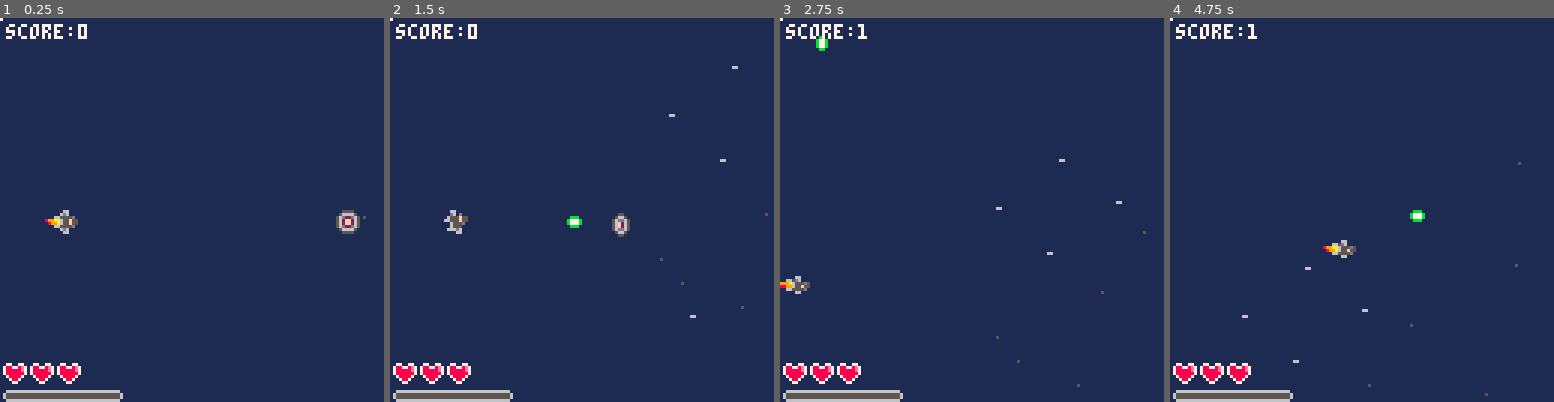
Above: before the commit, frames 1-4 (left to right).
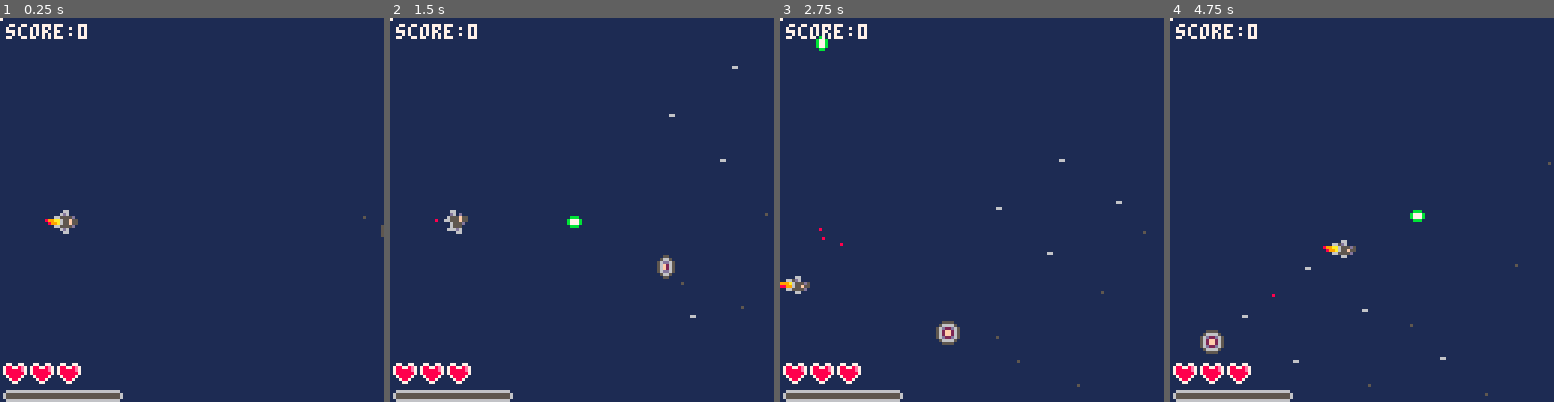
Above: after the commit, the same moments.

Repository: Loquicom/pico-8
Game: PICO-8 cartridge games/sp8ce-em-up.p8
Same seed, same stepped clock (60 frames per second), same inputs: the game is played once before the commit and once after it.
Inputs:
- Up to frame 1 (0.25 s): no input
- Up to frame 2 (1.5 s): tap O (Z key) at 0.33, 0.7, 1.43 s; tap X (X key) at 1.07 s
- Up to frame 3 (2.75 s): hold Left 1.97-2.37 s; tap X (X key) at 2.07, 2.4, 2.73 s; tap O (Z key) at 2.22 s; hold Down from 2.42 s (still down)
- Up to frame 4 (4.75 s): release Down at 2.82 s; hold Right 2.87-3.53 s; tap X (X key) every 0.33 s from 3.07 to 4.73 s; tap O (Z key) at 3.1, 3.98 s; hold Up 3.58-4.08 s; hold Right 4.13-4.53 s; hold Down from 4.58 s (still down)

The runs differ from the first frame. In frame 1, 0.3% of the frame differs, in the area x 87-100%, y 50-58%; in frame 2, 0.4%, in the area x 11-75%, y 50-68%; in frame 3, 0.4%; in frame 4, 0.4%.

Commit message:
Sp8ce-em-up v14

Diff:
--- a/games/sp8ce-em-up.p8
+++ b/games/sp8ce-em-up.p8
@@ -19,7 +19,6 @@
 	init_player()
 	init_enemy()
 	init_bomb()
-	spawn_enemy(1, 120, 64)
 end
 
 function update_game()
@@ -122,12 +121,14 @@
 			{
 				sprt = 84,
 				speed = 0.5,
-				life = 2
+				life = 2,
+				spawn = 8 -- After x enemy of previous type the first enemy of this type spawn
 			},
 			{
 				sprt = 100,
 				speed = 1.5,
-				life = 3
+				life = 3,
+				spawn = 4 -- After x enemy of previous type the first enemy of this type spawn
 			}
 		}
 	}
@@ -287,7 +288,7 @@
 --ennemy
 
 function init_enemy()
-	enemies = {entities={}, bullets={}, spawn = {0,0,0}}
+	enemies = {entities={}, bullets={}, spawn = {0,0,0}, kill = {0,0,0}}
 end
 
 function update_enemy()
@@ -298,6 +299,8 @@
 			if (enemy.fire != nil) timer_stop(enemy.fire)
 			shake(0.6)
 			player.score += enemy.type
+			enemies.kill[enemy.type] += 1
+			explosion(enemy.x, enemy.y)
 			timer(random(150,30), false, _respawn_enemy, enemy.type)
 		end
 		-- Move
@@ -312,6 +315,7 @@
 			if (player.score < 0) player.score = 0
 			timer(random(150,30), false, _respawn_enemy, enemy.type)
 		end
+		collision_spaceship(enemy)
 	end
 	-- Bullets
 	for bullet in all(enemies.bullets) do
@@ -319,6 +323,8 @@
 		bullet.y += bullet.speedY
 		collison_enemy_fire(bullet)
 	end
+	-- Manage spawn
+	manage_enemy()
 end
 
 function draw_enemy()
@@ -347,8 +353,44 @@
 	add(enemies.entities, enemy)
 end
 
+function manage_enemy()
+	-- Spawn first ennemy
+	if (enemies.spawn[1] == 0) then
+		local spawn = rotate_enemy_spawn(134, random(120))
+		spawn_enemy(1, spawn.x, spawn.y)
+		enemies.spawn[1] += 1
+	-- When type3 is killed 5 time decread fire cd
+	elseif (enemies.kill[3] != 0 and enemies.kill[3] % 2 == 0) then
+		for enemy in all(enemies) do
+			if (enemy.type == 3) enemy.fire.duration -= 2
+		end
+	-- When (5 type2 * number of type2 + number of type2) kill, add new type2
+	elseif (enemies.kill[2] != 0 and enemies.kill[2] % ((5*enemies.spawn[2])+enemies.spawn[2]) == 0) then
+		local spawn = rotate_enemy_spawn(134, random(120))
+		local type = 2
+		-- Check what type of enemy spawn
+		if (enemies.spawn[3] == 0 and enemies.spawn[2] == cst.enemy[3].spawn) then
+			type = 3
+		end
+		-- Spawn
+		spawn_enemy(type, spawn.x, spawn.y)
+		enemies.spawn[type] += 1
+	-- When (5 type1 * number of type1 + number of type1) kill, add new type1
+	elseif (enemies.kill[1] != 0 and enemies.kill[1] % ((5*enemies.spawn[1])+enemies.spawn[1]) == 0) then
+		local spawn = rotate_enemy_spawn(134, random(120))
+		local type = 1
+		-- Check what type of enemy spawn
+		if (enemies.spawn[2] == 0 and enemies.spawn[1] == cst.enemy[2].spawn) then
+			type = 2
+		end
+		-- Spawn
+		spawn_enemy(type, spawn.x, spawn.y)
+		enemies.spawn[type] += 1
+	end
+end
+
 function move_enemy_type1(enemy)
-	local info = rotate_enemy1_info(enemy.speed, limit(player.x - enemy.x, enemy.speed), limit(player.y - enemy.y, enemy.speed))
+	local info = rotate_enemy1_info(enemy.speed, player.x - enemy.x, player.y - enemy.y)
 	enemy.sprite = info.sprite
 	enemy.x += info.x
 	enemy.y += info.y
@@ -361,7 +403,7 @@
 end
 
 function move_enemy_type3(enemy)
-	local info = rotate_enemy3_info(enemy.speed, enemy.x, enemy.y, limit(player.x - enemy.x, enemy.speed), limit(player.y - enemy.y, enemy.speed))
+	local info = rotate_enemy3_info(enemy.speed, enemy.x, enemy.y, player.x - enemy.x, player.y - enemy.y)
 	enemy.sprite = info.sprite
 	enemy.x += info.x
 	enemy.y += info.y
@@ -409,7 +451,7 @@
 
 function collison_enemy_fire(bullet)
 	local info = rotate_collison_player_info()
-	if (not player.invincible and collison_rectangle({{x=bullet.x+1, y=bullet.y},{x=bullet.x+4,y=bullet.y+4}}, {{x=player.x+info[1].x,y=player.y+info[1].y},{x=player.x+info[2].x,y=player.y+info[2].y}})) then
+	if (not player.invincible and collison_rectangle({{x=bullet.x+1, y=bullet.y+1},{x=bullet.x+4,y=bullet.y+4}}, {{x=player.x+info[1].x,y=player.y+info[1].y},{x=player.x+info[2].x,y=player.y+info[2].y}})) then
 		player.life -= 1
 		player.invincible = true
 		timer(4, true, _blink_player, {cpt=0,enemy=enemy})
@@ -417,8 +459,14 @@
 	end
 end
 
-function collision_spaceship()
-
+function collision_spaceship(enemy)
+	local info = rotate_collison_player_info()
+	if (not player.invincible and collison_rectangle({{x=enemy.x, y=enemy.y},{x=enemy.x+7,y=enemy.y+7}}, {{x=player.x+info[1].x,y=player.y+info[1].y},{x=player.x+info[2].x,y=player.y+info[2].y}})) then
+		player.life -= 1
+		player.invincible = true
+		timer(4, true, _blink_player, {cpt=0,enemy=enemy})
+		enemy.life = 0
+	end
 end
 
 function collison_collectible()
@@ -704,13 +752,25 @@
 
 function rotate_enemy1_info(speed, diffX, diffY)
 	local sprite = cst.enemy[1].sprt
+	-- Rotation
 	if (rotation) then
-		if (diffX < 0) sprite = cst.enemy[1].sprt + 3
-		if (diffX > 0) sprite = cst.enemy[1].sprt + 4
+		if (abs(diffY) < 40) then
+			diffX = limit(diffX, speed)
+			if (diffX < 0) sprite = cst.enemy[1].sprt + 3
+			if (diffX > 0) sprite = cst.enemy[1].sprt + 4
+		else
+			diffX = 0
+		end
 		return {x=diffX, y=speed, sprite=sprite}
 	end
-	if (diffY < 0) sprite = cst.enemy[1].sprt + 2
-	if (diffY > 0) sprite = cst.enemy[1].sprt + 1
+	-- No rotation
+	if (abs(diffX) < 40) then
+		diffY = limit(diffY, speed)
+		if (diffY < 0) sprite = cst.enemy[1].sprt + 2
+		if (diffY > 0) sprite = cst.enemy[1].sprt + 1
+	else
+		diffY = 0
+	end
 	return {x=-speed, y=diffY, sprite=sprite}
 end
 
@@ -724,11 +784,13 @@
 	local move = 0
 	if (rotation) then
 		if (y < 8) move = speed
+		diffx = limit(diffX, speed)
 		if (diffX < 0) sprite = cst.enemy[3].sprt + 3
 		if (diffX > 0) sprite = cst.enemy[3].sprt + 4
 		return {x=diffX, y=move, sprite=sprite}
 	end
 	if (x > 112) move = -speed
+	diffY = limit(diffY, speed)
 	if (diffY < 0) sprite = cst.enemy[3].sprt + 2
 	if (diffY > 0) sprite = cst.enemy[3].sprt + 1
 	return {x=move, y=diffY, sprite=sprite}
@@ -755,6 +817,7 @@
 function init_timer()
 	timers = {}
 	animations = {}
+	particles = {}
 end
 
 function update_timer()
@@ -777,6 +840,14 @@
 	for animation in all(animations) do
 		if (animation.show) spr(animation.sprites[animation.index], animation.x, animation.y)
 	end
+	-- Draw particles
+	for particle in all(particles) do
+		if particle.radius <= 1 then
+			pset(particle.x, particle.y, particle.color)
+		else
+			circfill(particle.x, particle.y, particle.radius, particle.color)
+		end
+	end
 end
 
 --- === Functions === ---
@@ -833,6 +904,58 @@
 	if (params.intensity < .2) then
 		camera()
 		timer_stop(timer)
+	end
+end
+
+function particle(x, y, duration, radius, move, physics, colors)
+	local particle = {
+		time = 0,
+		duration = duration,
+		x = x,
+		y = y,
+		radius = radius,
+		move = move,
+		physics = physics,
+		color = colors[1],
+		colors = colors
+	}
+	add(particles, particle)
+	timer(1, true, _particle, particle)
+end
+
+function _particle(particle, timer)
+	-- Particle life
+	particle.time += 1
+	if (particle.time > particle.duration) then
+		timer_stop(timer)
+		return del(particles, particle) -- Return to stop
+	end
+
+	-- Set color depending on life of the particle
+	local divider = particle.duration / #particle.colors
+	particle.color = particle.colors[flr(particle.time/divider)+1]
+
+	-- Set physics effect
+	if (particle.physics.gravity) particle.move.y += 0.5
+	if (particle.physics.grow) particle.radius += 0.1
+	if (particle.physics.reduce) particle.radius -= 0.1
+
+	-- Move particle
+	particle.x += particle.move.x
+	particle.y += particle.move.y
+end
+
+function explosion(x, y)
+	for i=0,8 do
+		particle(
+			x,
+			y,
+			rnd(25)+30,
+			2,
+			{x=rnd(2)-1, y=rnd(2)-1},
+			{reduce=true},
+			{10,7,6,6,5}
+		)
 	end
 end
 
